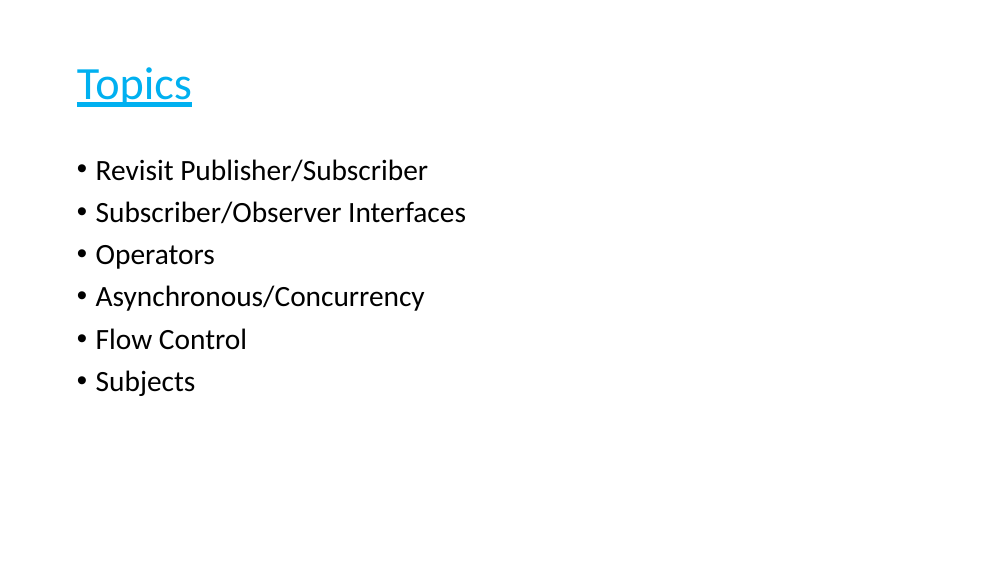
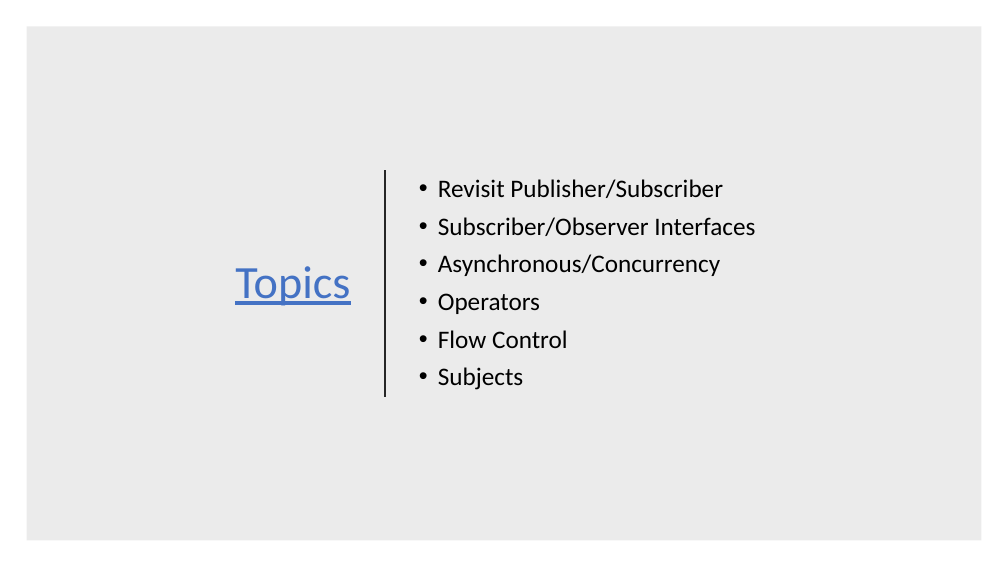
Before and after one commit to chandanthakur/rxjava-basics, a slide deck: slide 2 of ppt/RxJava.pptx. Drawn at 1008x567 pixels with LibreOffice and Linux fonts; fonts in the diff are those of the drawing. Boxes give left, top, right and bottom in pixels: in the first picture for what was removed or moved away, otherwise in the second. Text is boxed around its words. In the diff, an @@ line names an element or a change of style, - is before the commit and + after.

```diff
--- a/ppt/RxJava.pptx
+++ b/ppt/RxJava.pptx
@@ rectangle added at bbox=[26, 26, 982, 541], fill #000000 at 8% opacity @@
@@ title "Topics": place and size @@
-title "Topics" at bbox=[77, 67, 192, 107]
+title "Topics" at bbox=[235, 266, 350, 306]
@@ title "Topics" at bbox=[235, 266, 350, 306]: text colour #00B0F0 to #4472C4; alignment left to right @@
@@ text "Revisit Publisher/Subscriber": place and size @@
-text "Revisit Publisher/Subscriber" at bbox=[96, 159, 466, 396]
+text "Revisit Publisher/Subscriber" at bbox=[438, 179, 755, 390]
@@ text "Revisit Publisher/Subscriber" at bbox=[438, 179, 755, 390]: vertical alignment top to middle @@
@@ line added from (385, 170) to (385, 397), #262626 1.5 pt @@
@@ text at bbox=[438, 179, 755, 390]: size 28 to 24 pt in "Revisit Publisher/Subscriber", "Subscriber/Observer Interfaces", "Operators", "Flow Control" and 1 more places @@
@@ text at bbox=[438, 254, 720, 276]: paragraph added @@
+• Asynchronous/Concurrency
@@ text at bbox=[96, 285, 425, 311]: paragraph removed @@
-• Asynchronous/Concurrency
```
Also in this commit, not shown: 10 other slides changed, 2 slides added, 1 slide removed, 6 other files.
